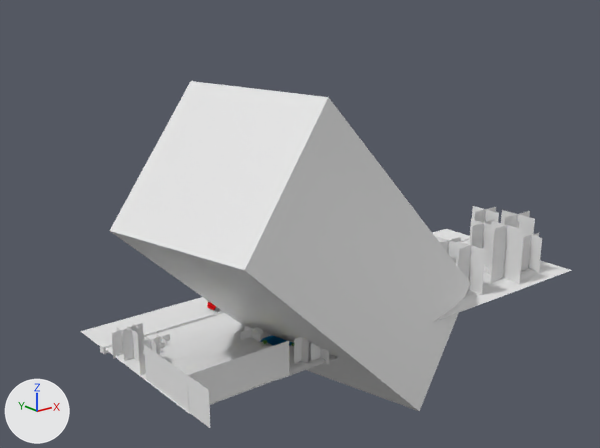
An edit to the Blender file 04 - Shots/Szene2_1_Shot1.blend, drawn before and after from the same camera.
Both versions are drawn from a camera (50 mm lens) standing at (-152.9, -163.9, 93.6) and looking at (-20.0, 2.2, 27.2). The lights are fixed; the arrows at lower left show +X, +Y and +Z.

In view in the first picture: 'Landschaft', 'Meteor.001', 'tree2.002', 'tree2.004', 'tree2.005', 'tree2.008', 'tree3.002'.
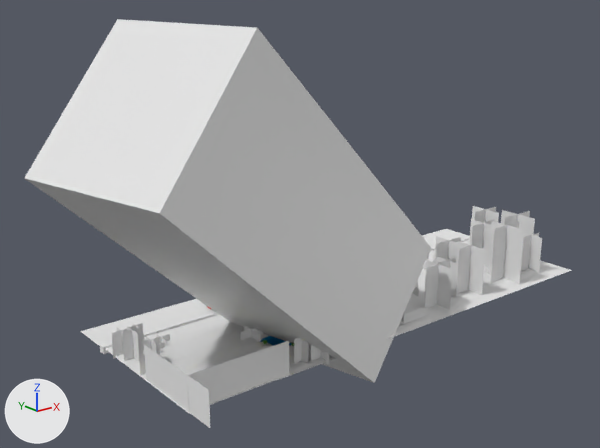
Where the change shows, as pixel boxes [x1, y1, x2, y2] in the pictures (600 x 448 px):
'Meteor.001', moved
    before: [110, 81, 470, 411]
    after: [24, 19, 431, 383]
'tree3', unchanged, uncovered by the edit
    after: [425, 260, 452, 310]

Edits to the bpy script that builds the scene:
```text
Change ob_meteor_001:
    ob_meteor_001.location: (6.5, -2.5, -7.0) -> (-11.2, -2.5, 7.7)
```
